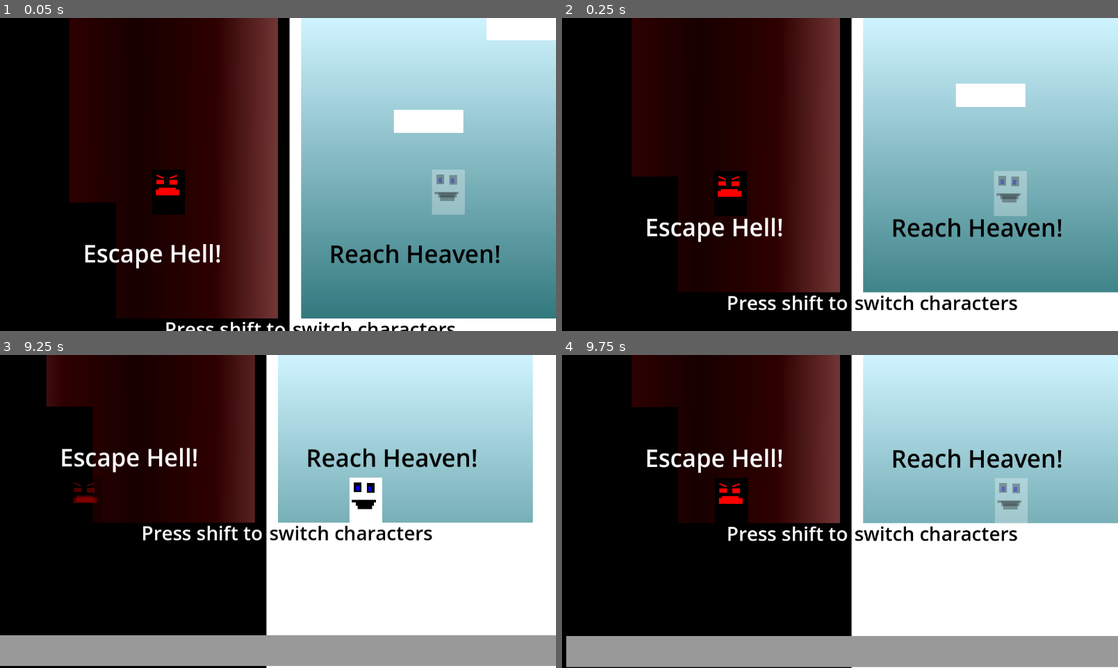
Above: before the commit, frames 1-4 (two rows, left to right).
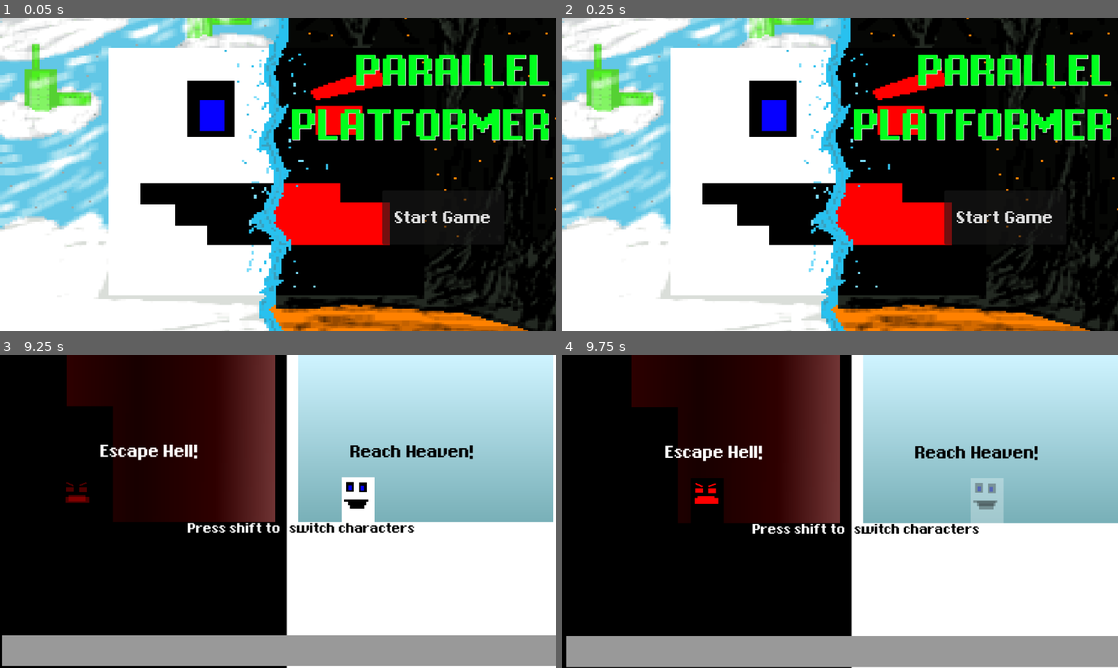
Above: after the commit, the same moments.

Repository: stefiscool/parrallel-platformer
Game: Godot game, scene res://scenes/title.tscn
The game is run twice, just before and just after one commit, with the same random seed, the same clock (stepped at 60 frames per second) and the same inputs. Before the commit the project starts from res://scenes/world.tscn.
Inputs (mouse positions are in pixels of both pictures, inside the frame that each line leads up to):
- Up to frame 1 (0.05 s): no input
- Up to frame 2 (0.25 s): no input
- Up to frame 3 (9.25 s): click (444, 555) at 0.5 s, where only the run after the commit has a clickable "Start Game"; hold Right (right) 1.28-2.78 s; tap Shift (switch) every 0.75 s from 1.35 to 8.85 s; tap W (jump) at 1.52, 2.27, 3.77, 4.52, 5.27, 6.77, 7.52, 8.27 s; hold A (left) 2.78-3.53 s; hold Right (right) 3.53-5.03 s; hold A (left) 5.03-5.78 s; hold Right (right) 5.78-6.53 s; hold A (left) 6.53-8.03 s; hold Right (right) from 8.03 s (still down)
- Up to frame 4 (9.75 s): keep holding Right (right); tap Shift (switch) at 9.6 s

The runs differ from the first frame. In frame 1, 98% of the frame differs, in the area x 0-100%, y 0-100%; in frame 2, 98%; in frame 3, 14%; in frame 4, 5.8%.

Commit message:
added title and victory screens

Diff:
--- /dev/null
+++ b/assets/theme.tres
@@ -0,0 +1,9 @@
+[gd_resource type="Theme" load_steps=2 format=3 uid="uid://barwqdk4c6gp3"]
+
+[ext_resource type="FontFile" uid="uid://cw4pwcibir3ys" path="res://assets/Final_Fantasy_3/6_Font/final_fantasy_36_font.ttf" id="1_c6egv"]
+
+[resource]
+default_font = ExtResource("1_c6egv")
+default_font_size = 50
+Fonts/fonts/large = ExtResource("1_c6egv")
+Fonts/fonts/normal = ExtResource("1_c6egv")
--- a/project.godot
+++ b/project.godot
@@ -11,7 +11,7 @@
 [application]
 
 config/name="Parallel Platforms"
-run/main_scene="res://scenes/world.tscn"
+run/main_scene="res://scenes/title.tscn"
 config/features=PackedStringArray("4.2", "Forward Plus")
 config/icon="res://icon.svg"
 
--- /dev/null
+++ b/scenes/Victory.gd
@@ -0,0 +1,6 @@
+extends Area2D
+
+
+func _on_body_entered(body):
+	if body.name == "Player":
+		get_tree().change_scene_to_file("res://scenes/victory.tscn")
--- a/scenes/cannon.tscn
+++ b/scenes/cannon.tscn
@@ -1,6 +1,7 @@
-[gd_scene load_steps=6 format=3 uid="uid://k5bpckgrn8wa"]
+[gd_scene load_steps=7 format=3 uid="uid://k5bpckgrn8wa"]
 
 [ext_resource type="PackedScene" uid="uid://dhu0cyhvhykk8" path="res://scenes/cannonball.tscn" id="1_inb1x"]
+[ext_resource type="Theme" uid="uid://barwqdk4c6gp3" path="res://assets/theme.tres" id="2_lxtvp"]
 
 [sub_resource type="Animation" id="Animation_57xov"]
 length = 0.001
@@ -73,7 +74,9 @@
 color = Color(0.0534209, 0.0534209, 0.0534209, 1)
 
 [node name="Label" type="Label" parent="."]
-offset_top = -4.0
-offset_right = 127.0
-offset_bottom = 19.0
+offset_left = -8.0
+offset_right = 136.0
+offset_bottom = 23.0
+theme = ExtResource("2_lxtvp")
+theme_override_font_sizes/font_size = 25
 text = "cannon of doom"
--- a/scenes/game_over.tscn
+++ b/scenes/game_over.tscn
@@ -1,15 +1,26 @@
-[gd_scene load_steps=2 format=3 uid="uid://cbkqaacoytkft"]
+[gd_scene load_steps=5 format=3 uid="uid://cbkqaacoytkft"]
 
 [ext_resource type="Script" path="res://scripts/Button.gd" id="1_lttxb"]
+[ext_resource type="PackedScene" uid="uid://bbrgwnkrxpms7" path="res://scenes/hell_background.tscn" id="1_vj6bt"]
+[ext_resource type="FontFile" uid="uid://cw4pwcibir3ys" path="res://assets/Final_Fantasy_3/6_Font/final_fantasy_36_font.ttf" id="2_evih7"]
+[ext_resource type="Theme" uid="uid://barwqdk4c6gp3" path="res://assets/theme.tres" id="3_mt1dt"]
 
 [node name="Game Over" type="Node2D"]
 
+[node name="HellBackground" parent="." instance=ExtResource("1_vj6bt")]
+custom_minimum_size = Vector2(576, 648)
+offset_left = 2.0
+offset_top = -198.0
+offset_right = 1309.0
+offset_bottom = 859.0
+
 [node name="Label" type="Label" parent="."]
-offset_left = 282.0
-offset_top = 160.0
-offset_right = 856.0
-offset_bottom = 297.0
-theme_override_font_sizes/font_size = 100
+offset_left = 35.0
+offset_top = 67.0
+offset_right = 1141.0
+offset_bottom = 331.0
+theme_override_fonts/font = ExtResource("2_evih7")
+theme_override_font_sizes/font_size = 300
 text = "GAME OVER"
 
 [node name="Button" type="Button" parent="."]
@@ -17,7 +28,8 @@
 offset_top = 355.0
 offset_right = 698.0
 offset_bottom = 467.0
-text = "restart"
+theme = ExtResource("3_mt1dt")
+text = "Restart"
 script = ExtResource("1_lttxb")
 
 [connection signal="pressed" from="Button" to="Button" method="_on_pressed"]
--- a/scenes/player.tscn
+++ b/scenes/player.tscn
@@ -19,51 +19,51 @@
 offset_right = 33.0
 offset_bottom = 24.0
 
-[node name="ColorRect2" type="ColorRect" parent="."]
-offset_left = -26.0
-offset_top = -59.0
-offset_right = -10.0
-offset_bottom = -39.0
+[node name="ColorRect2" type="ColorRect" parent="ColorRect"]
+offset_left = 9.0
+offset_top = 10.0
+offset_right = 25.0
+offset_bottom = 30.0
 color = Color(0, 0, 0, 1)
 
-[node name="ColorRect7" type="ColorRect" parent="."]
-offset_left = -21.0
-offset_top = -52.0
-offset_right = -14.0
-offset_bottom = -42.0
+[node name="ColorRect7" type="ColorRect" parent="ColorRect"]
+offset_left = 14.0
+offset_top = 17.0
+offset_right = 21.0
+offset_bottom = 27.0
 color = Color(0, 0, 1, 1)
 
-[node name="ColorRect3" type="ColorRect" parent="."]
-offset_left = 1.0
-offset_top = -58.0
-offset_right = 17.0
-offset_bottom = -38.0
+[node name="ColorRect3" type="ColorRect" parent="ColorRect"]
+offset_left = 36.0
+offset_top = 11.0
+offset_right = 52.0
+offset_bottom = 31.0
 color = Color(0, 0, 0, 1)
 
-[node name="ColorRect4" type="ColorRect" parent="."]
-offset_left = -30.0
-offset_top = -23.0
-offset_right = 20.0
-offset_bottom = -18.0
+[node name="ColorRect4" type="ColorRect" parent="ColorRect"]
+offset_left = 5.0
+offset_top = 46.0
+offset_right = 55.0
+offset_bottom = 51.0
 color = Color(0, 0, 0, 1)
 
-[node name="ColorRect5" type="ColorRect" parent="."]
-offset_left = -22.0
-offset_top = -21.0
-offset_right = 16.0
-offset_bottom = -11.0
+[node name="ColorRect5" type="ColorRect" parent="ColorRect"]
+offset_left = 13.0
+offset_top = 48.0
+offset_right = 51.0
+offset_bottom = 58.0
 color = Color(0, 0, 0, 1)
 
-[node name="ColorRect6" type="ColorRect" parent="."]
-offset_left = -18.0
-offset_top = -17.0
-offset_right = 12.0
-offset_bottom = -4.0
+[node name="ColorRect6" type="ColorRect" parent="ColorRect"]
+offset_left = 17.0
+offset_top = 52.0
+offset_right = 47.0
+offset_bottom = 65.0
 color = Color(0, 0, 0, 1)
 
-[node name="ColorRect8" type="ColorRect" parent="."]
-offset_left = 4.0
-offset_top = -51.0
-offset_right = 11.0
-offset_bottom = -41.0
+[node name="ColorRect8" type="ColorRect" parent="ColorRect"]
+offset_left = 39.0
+offset_top = 18.0
+offset_right = 46.0
+offset_bottom = 28.0
 color = Color(0, 0, 1, 1)
--- a/scenes/secondplayer.tscn
+++ b/scenes/secondplayer.tscn
@@ -20,46 +20,46 @@
 offset_bottom = 24.0
 color = Color(0, 0, 0, 1)
 
-[node name="ColorRect2" type="ColorRect" parent="."]
-offset_left = -26.0
-offset_top = -48.0
-offset_right = -10.0
-offset_bottom = -39.0
+[node name="ColorRect2" type="ColorRect" parent="ColorRect"]
+offset_left = 9.0
+offset_top = 21.0
+offset_right = 25.0
+offset_bottom = 30.0
 color = Color(1, 0, 0, 1)
 
-[node name="ColorRect6" type="ColorRect" parent="."]
-offset_left = -25.0
-offset_top = -59.0
-offset_right = -9.0
-offset_bottom = -56.0
+[node name="ColorRect6" type="ColorRect" parent="ColorRect"]
+offset_left = 10.0
+offset_top = 10.0
+offset_right = 26.0
+offset_bottom = 13.0
 rotation = 0.415859
 color = Color(1, 0, 0, 1)
 
-[node name="ColorRect7" type="ColorRect" parent="."]
-offset_left = 1.0
-offset_top = -53.0
-offset_right = 17.0
-offset_bottom = -50.0
+[node name="ColorRect7" type="ColorRect" parent="ColorRect"]
+offset_left = 36.0
+offset_top = 16.0
+offset_right = 52.0
+offset_bottom = 19.0
 rotation = -0.354772
 color = Color(1, 0, 0, 1)
 
-[node name="ColorRect3" type="ColorRect" parent="."]
-offset_left = 1.0
-offset_top = -48.0
-offset_right = 17.0
-offset_bottom = -38.0
+[node name="ColorRect3" type="ColorRect" parent="ColorRect"]
+offset_left = 36.0
+offset_top = 21.0
+offset_right = 52.0
+offset_bottom = 31.0
 color = Color(1, 0, 0, 1)
 
-[node name="ColorRect4" type="ColorRect" parent="."]
-offset_left = -27.0
-offset_top = -28.0
-offset_right = 22.0
-offset_bottom = -16.0
+[node name="ColorRect4" type="ColorRect" parent="ColorRect"]
+offset_left = 8.0
+offset_top = 41.0
+offset_right = 57.0
+offset_bottom = 53.0
 color = Color(1, 0, 0, 1)
 
-[node name="ColorRect5" type="ColorRect" parent="."]
-offset_left = -21.0
-offset_top = -32.0
-offset_right = 14.0
-offset_bottom = -19.0
+[node name="ColorRect5" type="ColorRect" parent="ColorRect"]
+offset_left = 14.0
+offset_top = 37.0
+offset_right = 49.0
+offset_bottom = 50.0
 color = Color(1, 0, 0, 1)
--- /dev/null
+++ b/scenes/title.tscn
@@ -0,0 +1,41 @@
+[gd_scene load_steps=5 format=3 uid="uid://coe83bndb420e"]
+
+[ext_resource type="Texture2D" uid="uid://melbfbaomvn0" path="res://assets/New Piskel.png" id="1_nc304"]
+[ext_resource type="FontFile" uid="uid://cw4pwcibir3ys" path="res://assets/Final_Fantasy_3/6_Font/final_fantasy_36_font.ttf" id="2_dixqw"]
+[ext_resource type="Theme" uid="uid://barwqdk4c6gp3" path="res://assets/theme.tres" id="3_ow0v1"]
+[ext_resource type="Script" path="res://scripts/Button.gd" id="4_cucof"]
+
+[node name="Title" type="Node2D"]
+
+[node name="NewPiskel" type="Sprite2D" parent="."]
+texture_filter = 1
+position = Vector2(552, 318)
+scale = Vector2(5.11133, 4.005)
+texture = ExtResource("1_nc304")
+
+[node name="Label" type="Label" parent="."]
+offset_left = 496.0
+offset_top = 53.0
+offset_right = 1144.0
+offset_bottom = 322.0
+theme_override_colors/font_color = Color(0, 1, 0.113725, 1)
+theme_override_colors/font_shadow_color = Color(1, 1, 1, 1)
+theme_override_colors/font_outline_color = Color(0, 0, 0, 1)
+theme_override_fonts/font = ExtResource("2_dixqw")
+theme_override_font_sizes/font_size = 125
+text = "PARALLEL
+PLATFORMER"
+horizontal_alignment = 2
+
+[node name="Button" type="Button" parent="."]
+offset_left = 792.0
+offset_top = 357.0
+offset_right = 1045.0
+offset_bottom = 469.0
+theme = ExtResource("3_ow0v1")
+text = "Start Game"
+script = ExtResource("4_cucof")
+
+[node name="Node" type="Node" parent="."]
+
+[connection signal="pressed" from="Button" to="Button" method="_on_pressed"]
--- /dev/null
+++ b/scenes/victory.tscn
@@ -0,0 +1,147 @@
+[gd_scene load_steps=5 format=3 uid="uid://bhp6lqqix6dcf"]
+
+[ext_resource type="PackedScene" uid="uid://cqxtq0ek8p0pe" path="res://scenes/heaven_background.tscn" id="1_rkteq"]
+[ext_resource type="FontFile" uid="uid://cw4pwcibir3ys" path="res://assets/Final_Fantasy_3/6_Font/final_fantasy_36_font.ttf" id="2_0nstc"]
+[ext_resource type="Theme" uid="uid://barwqdk4c6gp3" path="res://assets/theme.tres" id="3_8dyyi"]
+[ext_resource type="Script" path="res://scripts/Button.gd" id="4_fmc2r"]
+
+[node name="Victory" type="Node2D"]
+
+[node name="HeavenBackground" parent="." instance=ExtResource("1_rkteq")]
+anchors_preset = 1
+anchor_left = 1.0
+anchor_bottom = 0.0
+offset_left = -37.0
+offset_top = -276.0
+offset_right = 1285.0
+offset_bottom = 994.0
+grow_horizontal = 0
+grow_vertical = 1
+
+[node name="Label" type="Label" parent="."]
+offset_left = 77.0
+offset_top = 23.0
+offset_right = 1065.0
+offset_bottom = 287.0
+theme_override_fonts/font = ExtResource("2_0nstc")
+theme_override_font_sizes/font_size = 300
+text = "YOU WIN!"
+
+[node name="Button" type="Button" parent="."]
+offset_left = 397.0
+offset_top = 417.0
+offset_right = 650.0
+offset_bottom = 529.0
+theme = ExtResource("3_8dyyi")
+text = "Restart"
+script = ExtResource("4_fmc2r")
+
+[node name="ColorRect" type="ColorRect" parent="."]
+offset_left = 424.0
+offset_top = 303.0
+offset_right = 489.0
+offset_bottom = 398.0
+
+[node name="ColorRect2" type="ColorRect" parent="ColorRect"]
+offset_left = 9.0
+offset_top = 10.0
+offset_right = 25.0
+offset_bottom = 30.0
+color = Color(0, 0, 0, 1)
+
+[node name="ColorRect7" type="ColorRect" parent="ColorRect"]
+offset_left = 14.0
+offset_top = 17.0
+offset_right = 24.0
+offset_bottom = 27.0
+color = Color(0, 0, 1, 1)
+
+[node name="ColorRect3" type="ColorRect" parent="ColorRect"]
+offset_left = 36.0
+offset_top = 11.0
+offset_right = 52.0
+offset_bottom = 31.0
+color = Color(0, 0, 0, 1)
+
+[node name="ColorRect4" type="ColorRect" parent="ColorRect"]
+offset_left = 5.0
+offset_top = 46.0
+offset_right = 55.0
+offset_bottom = 51.0
+color = Color(0, 0, 0, 1)
+
+[node name="ColorRect5" type="ColorRect" parent="ColorRect"]
+offset_left = 13.0
+offset_top = 48.0
+offset_right = 51.0
+offset_bottom = 58.0
+color = Color(0, 0, 0, 1)
+
+[node name="ColorRect6" type="ColorRect" parent="ColorRect"]
+offset_left = 17.0
+offset_top = 52.0
+offset_right = 47.0
+offset_bottom = 65.0
+color = Color(0, 0, 0, 1)
+
+[node name="ColorRect8" type="ColorRect" parent="ColorRect"]
+offset_left = 43.0
+offset_top = 18.0
+offset_right = 52.0
+offset_bottom = 28.0
+color = Color(0, 0, 1, 1)
+
+[node name="ColorRect2" type="ColorRect" parent="."]
+offset_left = 555.0
+offset_top = 305.0
+offset_right = 623.0
+offset_bottom = 398.0
+color = Color(0, 0, 0, 1)
+
+[node name="ColorRect2" type="ColorRect" parent="ColorRect2"]
+offset_left = 9.0
+offset_top = 21.0
+offset_right = 25.0
+offset_bottom = 30.0
+color = Color(1, 0, 0, 1)
+
+[node name="ColorRect6" type="ColorRect" parent="ColorRect2"]
+offset_left = 10.0
+offset_top = 10.0
+offset_right = 26.0
+offset_bottom = 13.0
+rotation = 0.415859
+color = Color(1, 0, 0, 1)
+
+[node name="ColorRect7" type="ColorRect" parent="ColorRect2"]
+offset_left = 36.0
+offset_top = 16.0
+offset_right = 52.0
+offset_bottom = 19.0
+rotation = -0.354772
+color = Color(1, 0, 0, 1)
+
+[node name="ColorRect3" type="ColorRect" parent="ColorRect2"]
+offset_left = 36.0
+offset_top = 21.0
+offset_right = 52.0
+offset_bottom = 31.0
+color = Color(1, 0, 0, 1)
+
+[node name="ColorRect4" type="ColorRect" parent="ColorRect2"]
+offset_left = 8.0
+offset_top = 41.0
+offset_right = 57.0
+offset_bottom = 53.0
+color = Color(1, 0, 0, 1)
+
+[node name="ColorRect5" type="ColorRect" parent="ColorRect2"]
+offset_left = 14.0
+offset_top = 47.0
+offset_right = 49.0
+offset_bottom = 60.0
+color = Color(1, 0, 0, 1)
+
+[node name="Node" type="Node" parent="."]
+
+[connection signal="pressed" from="Button" to="Button" method="_on_pressed"]
--- a/scenes/world.tscn
+++ b/scenes/world.tscn
@@ -6,8 +6,10 @@
 [ext_resource type="Script" path="res://scripts/Camera2D.gd" id="3_7iw7k"]
 [ext_resource type="PackedScene" uid="uid://b7krp413bgjm8" path="res://scenes/secondplayer.tscn" id="4_shj87"]
 [ext_resource type="PackedScene" uid="uid://dy6611tb38e5g" path="res://scenes/movingplatform.tscn" id="5_nxnnq"]
-[ext_resource type="PackedScene" path="res://scenes/heaven_background.tscn" id="7_6cbi7"]
-[ext_resource type="PackedScene" path="res://scenes/hell_background.tscn" id="8_yb70b"]
+[ext_resource type="PackedScene" uid="uid://cqxtq0ek8p0pe" path="res://scenes/heaven_background.tscn" id="7_6cbi7"]
+[ext_resource type="PackedScene" uid="uid://bbrgwnkrxpms7" path="res://scenes/hell_background.tscn" id="8_yb70b"]
+[ext_resource type="Theme" uid="uid://barwqdk4c6gp3" path="res://assets/theme.tres" id="9_p5sok"]
+[ext_resource type="Script" path="res://scenes/Victory.gd" id="10_apw7l"]
 
 [sub_resource type="TileSetAtlasSource" id="TileSetAtlasSource_o77i0"]
 texture = ExtResource("1_1butg")
@@ -710,6 +712,9 @@
 [sub_resource type="RectangleShape2D" id="RectangleShape2D_j7p6f"]
 size = Vector2(1241, 64)
 
+[sub_resource type="RectangleShape2D" id="RectangleShape2D_i1w71"]
+size = Vector2(1234, 216)
+
 [node name="World" type="Node2D"]
 
 [node name="HeavenBackground" parent="." instance=ExtResource("7_6cbi7")]
@@ -789,9 +794,10 @@
 
 [node name="Label" type="Label" parent="ShiftControls"]
 layout_mode = 0
-offset_left = 7.0
-offset_right = 603.0
+offset_left = 61.0
+offset_right = 657.0
 offset_bottom = 55.0
+theme = ExtResource("9_p5sok")
 theme_override_font_sizes/font_size = 40
 text = "Press shift to"
 
@@ -800,6 +806,7 @@
 offset_left = 272.0
 offset_right = 868.0
 offset_bottom = 55.0
+theme = ExtResource("9_p5sok")
 theme_override_colors/font_color = Color(0, 0, 0, 1)
 theme_override_font_sizes/font_size = 40
 text = "switch characters"
@@ -809,6 +816,7 @@
 offset_top = 214.0
 offset_right = 582.0
 offset_bottom = 283.0
+theme = ExtResource("9_p5sok")
 theme_override_font_sizes/font_size = 50
 text = "Escape Hell!"
 horizontal_alignment = 1
@@ -818,6 +826,7 @@
 offset_top = 215.0
 offset_right = 1129.0
 offset_bottom = 284.0
+theme = ExtResource("9_p5sok")
 theme_override_colors/font_color = Color(0, 0, 0, 1)
 theme_override_font_sizes/font_size = 50
 text = "Reach Heaven!"
@@ -834,3 +843,12 @@
 [node name="CollisionShape2D" type="CollisionShape2D" parent="SafetyNet"]
 position = Vector2(632, -25)
 shape = SubResource("RectangleShape2D_j7p6f")
+
+[node name="Victory" type="Area2D" parent="."]
+script = ExtResource("10_apw7l")
+
+[node name="CollisionShape2D" type="CollisionShape2D" parent="Victory"]
+position = Vector2(588, -6042)
+shape = SubResource("RectangleShape2D_i1w71")
+
+[connection signal="body_entered" from="Victory" to="Victory" method="_on_body_entered"]
Binary file added: assets/Final_Fantasy_3/6_Font/final_fantasy_36_font.ttf
Not shown, added: assets/Final_Fantasy_3/6_Font/final_fantasy_36_font.ttf.import
Not shown, added: assets/Final_Fantasy_3/6_Font/readme.txt
Binary file added: assets/New Piskel.png
Not shown, added: assets/New Piskel.png.import
Not shown: 1 places in scenes/world.tscn that only renumber resources
